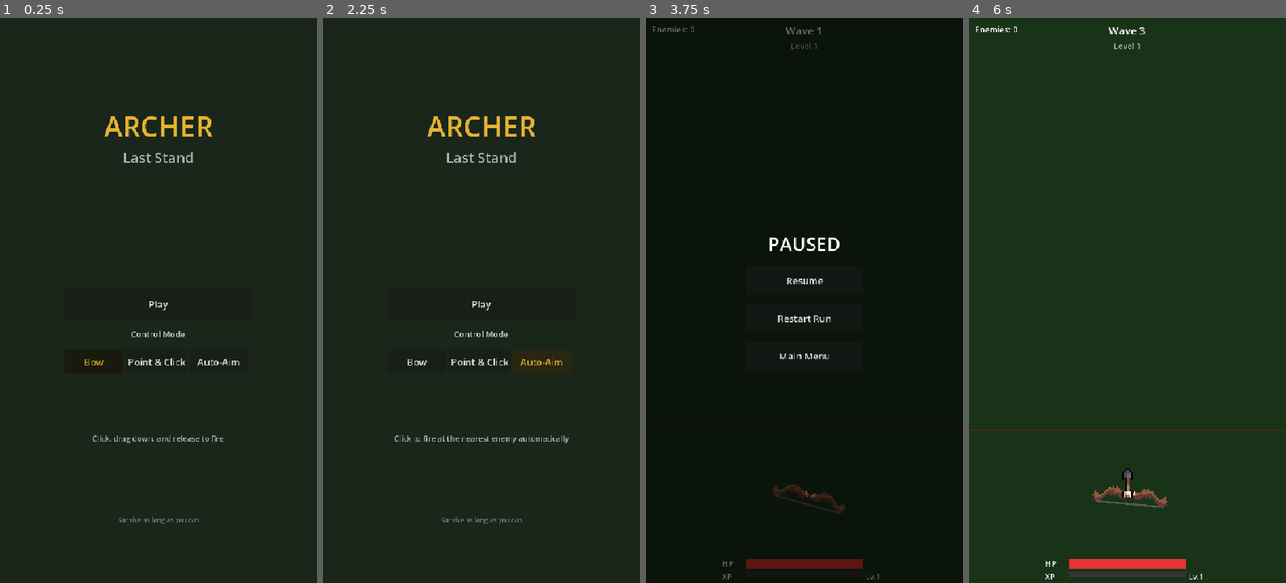
Above: before the commit, frames 1-4 (left to right).
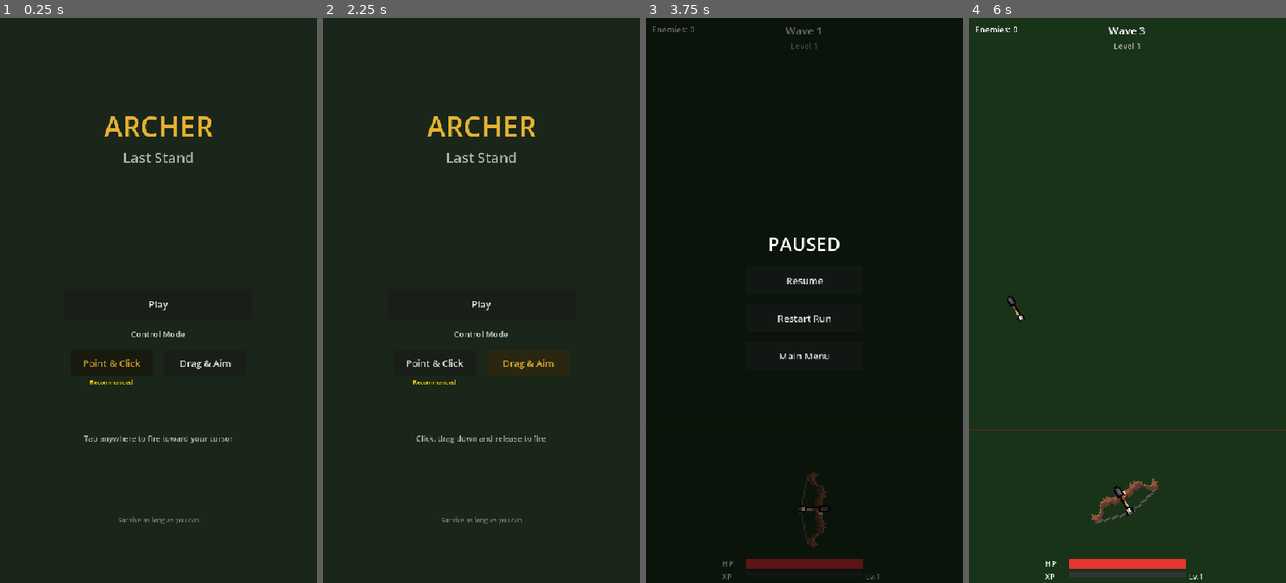
Above: after the commit, the same moments.

Repository: jamielevi2025/levi_game
Game: Godot game, scene res://scenes/MainMenu.tscn
The game is run twice, just before and just after one commit, with the same random seed, the same clock (stepped at 60 frames per second) and the same inputs.
Inputs (mouse positions are in pixels of both pictures, inside the frame that each line leads up to):
- Up to frame 1 (0.25 s): no input
- Up to frame 2 (2.25 s): click "Bow" (after the commit: "Drag & Aim") at 0.5 s; click "Point & Click" at 1.25 s; click (541, 362) at 2 s, where only the run before the commit has a clickable "Auto-Aim"
- Up to frame 3 (3.75 s): click "Play" at 2.75 s; tap Enter at 3.5 s; move the mouse to (874, 272) at 3.52 s; tap M at 3.6 s; click (874, 272) at 3.67 s
- Up to frame 4 (6 s): click "Restart Run" at 4.25 s; tap Space at 5 s; drag from (1064, 328) to (1111, 413) at 5.02 s; move the mouse to (1159, 176) at 5.77 s; tap B at 5.85 s; click (1159, 176) at 5.92 s

The runs differ from the first frame. In frame 1, 0.7% of the frame differs, in the area x 26-76%, y 60-76%; in frame 2, 0.7%; in frame 3, 0.6%; in frame 4, 0.9%, in the area x 11-63%, y 49-90%.

Commit message:
Update game build

Diff:
--- a/scenes/MainMenu.tscn
+++ b/scenes/MainMenu.tscn
@@ -51,28 +51,44 @@
 
 [node name="ModeButtons" type="HBoxContainer" parent="MenuContainer"]
 layout_mode = 2
+alignment = 1
+theme_override_constants/separation = 20
 
-[node name="ModeBow" type="Button" parent="MenuContainer/ModeButtons"]
+[node name="PointClickContainer" type="VBoxContainer" parent="MenuContainer/ModeButtons"]
 layout_mode = 2
-custom_minimum_size = Vector2(100.0, 40.0)
-text = "Bow"
 
-[node name="ModePointClick" type="Button" parent="MenuContainer/ModeButtons"]
+[node name="ModePointClick" type="Button" parent="MenuContainer/ModeButtons/PointClickContainer"]
 layout_mode = 2
-custom_minimum_size = Vector2(100.0, 40.0)
+custom_minimum_size = Vector2(140.0, 44.0)
 text = "Point & Click"
 
-[node name="ModeAutoAim" type="Button" parent="MenuContainer/ModeButtons"]
+[node name="RecommendedLabel" type="Label" parent="MenuContainer/ModeButtons/PointClickContainer"]
 layout_mode = 2
-custom_minimum_size = Vector2(100.0, 40.0)
-text = "Auto-Aim"
+text = "Recommended"
+horizontal_alignment = 1
+theme_override_font_sizes/font_size = 10
+theme_override_colors/font_color = Color(1.0, 0.85, 0.0, 1.0)
+theme_override_font_styles/font_style = 1
+
+[node name="DragAimContainer" type="VBoxContainer" parent="MenuContainer/ModeButtons"]
+layout_mode = 2
+
+[node name="ModeBow" type="Button" parent="MenuContainer/ModeButtons/DragAimContainer"]
+layout_mode = 2
+custom_minimum_size = Vector2(140.0, 44.0)
+text = "Drag & Aim"
+
+[node name="SpacerLabel" type="Label" parent="MenuContainer/ModeButtons/DragAimContainer"]
+layout_mode = 2
+text = ""
+theme_override_font_sizes/font_size = 10
 
 [node name="ModeDescLabel" type="Label" parent="."]
 offset_left = 70.0
 offset_top = 705.0
 offset_right = 470.0
 offset_bottom = 745.0
-text = "Click, drag down, and release to fire"
+text = "Tap anywhere to fire toward your cursor"
 horizontal_alignment = 1
 theme_override_font_sizes/font_size = 13
 theme_override_colors/font_color = Color(0.7, 0.7, 0.7, 1.0)
--- a/scripts/Archer.gd
+++ b/scripts/Archer.gd
@@ -80,6 +80,8 @@
 
 var current_bow_state: String = "idle"
 var locked_aim_angle: float = 0.0
+var is_animating_shot: bool = false
+var shot_anim_timer: float = 0.0
 
 
 func _ready() -> void:
@@ -103,13 +105,26 @@
 			"auto_aim":
 				_fire_auto_aim()
 	update_bow_rotation()
-	var drag_dist: float = (get_global_mouse_position() - drag_start).length() if is_drawing else 0.0
-	if not is_drawing:
-		update_bow_state("idle")
-	elif drag_dist < max_drag_distance * 0.5:
-		update_bow_state("drawing")
+	if GameSettings.control_mode == "bow":
+		var drag_dist: float = (get_global_mouse_position() - drag_start).length() if is_drawing else 0.0
+		if not is_drawing:
+			update_bow_state("idle")
+		elif drag_dist < max_drag_distance * 0.5:
+			update_bow_state("drawing")
+		else:
+			update_bow_state("full_draw")
 	else:
-		update_bow_state("full_draw")
+		if is_animating_shot:
+			shot_anim_timer += delta
+			if shot_anim_timer < 0.08:
+				update_bow_state("drawing")
+			elif shot_anim_timer < 0.18:
+				update_bow_state("full_draw")
+			else:
+				update_bow_state("idle")
+				is_animating_shot = false
+		else:
+			update_bow_state("idle")
 
 
 func update_bow_state(state: String) -> void:
@@ -176,6 +191,8 @@
 func _fire_toward_position(target_pos: Vector2) -> void:
 	if arrow_scene == null or fire_cooldown > 0:
 		return
+	is_animating_shot = true
+	shot_anim_timer = 0.0
 	_fire_in_direction((target_pos - global_position).normalized(), 1.0)
 
 
--- a/scripts/BasicEnemy.gd
+++ b/scripts/BasicEnemy.gd
@@ -12,6 +12,7 @@
 var danger_line_y: float = 700.0
 var archer_position: Vector2 = Vector2(270, 860)
 var is_dead: bool = false
+var spawn_protection: bool = true
 var _is_poisoned: bool = false
 var _poison_tick_timer: Timer = null
 
@@ -21,6 +22,12 @@
 
 func _ready() -> void:
 	add_to_group("enemies")
+	var protection_timer: Timer = Timer.new()
+	protection_timer.wait_time = 0.1
+	protection_timer.one_shot = true
+	protection_timer.timeout.connect(func(): spawn_protection = false)
+	add_child(protection_timer)
+	protection_timer.start()
 
 
 func _physics_process(_delta: float) -> void:
@@ -50,6 +57,8 @@
 
 
 func take_damage(amount: float) -> void:
+	if spawn_protection:
+		return
 	if is_dead:
 		return
 	current_hp -= amount
--- a/scripts/GameSettings.gd
+++ b/scripts/GameSettings.gd
@@ -1,3 +1,3 @@
 extends Node
 
-var control_mode: String = "bow"
+var control_mode: String = "point_and_click"
--- a/scripts/Main.gd
+++ b/scripts/Main.gd
@@ -57,6 +57,11 @@
 		Engine.time_scale = 1.0
 		get_tree().change_scene_to_file("res://scenes/MainMenu.tscn")
 	)
+	var safety_timer: Timer = Timer.new()
+	safety_timer.wait_time = 2.0
+	safety_timer.autostart = true
+	safety_timer.timeout.connect(on_enemy_count_safety_check)
+	add_child(safety_timer)
 	get_tree().create_timer(2.0).timeout.connect(start_next_wave)
 
 
@@ -126,14 +131,33 @@
 func on_enemy_died(death_position: Vector2, xp_amount: int) -> void:
 	enemies_alive = max(0, enemies_alive - 1)
 	hud.update_enemy_count(enemies_alive)
-	if enemies_alive <= 0 and is_wave_active and _remaining_spawns <= 0:
-		is_wave_active = false
-		get_tree().create_timer(3.0).timeout.connect(start_next_wave)
 	var orb: XPOrb = XP_ORB_SCENE.instantiate()
 	orb.setup(xp_amount)
 	orb.position = death_position
 	orb.collected.connect(on_xp_collected)
 	add_child(orb)
+	on_enemy_died_check()
+
+
+func on_enemy_died_check() -> void:
+	if enemies_alive <= 0 and is_wave_active and _remaining_spawns <= 0 and not is_boss_phase:
+		is_wave_active = false
+		get_tree().create_timer(3.0).timeout.connect(start_next_wave)
+
+
+func on_enemy_count_safety_check() -> void:
+	if not is_wave_active:
+		return
+	if is_boss_phase:
+		return
+	var actual_count: int = get_tree().get_nodes_in_group("enemies").size()
+	if actual_count == 0 and enemies_alive > 0:
+		print("WARNING: enemies_alive was ", enemies_alive, " but no enemies found. Correcting.")
+		enemies_alive = 0
+		on_enemy_died_check()
+	elif actual_count != enemies_alive and actual_count > 0:
+		enemies_alive = actual_count
+		hud.update_enemy_count(enemies_alive)
 
 
 func show_upgrade_screen() -> void:
--- a/scripts/MainMenu.gd
+++ b/scripts/MainMenu.gd
@@ -3,9 +3,8 @@
 class_name MainMenu
 
 @onready var play_button: Button = $MenuContainer/PlayButton
-@onready var mode_bow: Button = $MenuContainer/ModeButtons/ModeBow
-@onready var mode_point_click: Button = $MenuContainer/ModeButtons/ModePointClick
-@onready var mode_auto_aim: Button = $MenuContainer/ModeButtons/ModeAutoAim
+@onready var mode_bow: Button = $MenuContainer/ModeButtons/DragAimContainer/ModeBow
+@onready var mode_point_click: Button = $MenuContainer/ModeButtons/PointClickContainer/ModePointClick
 @onready var mode_desc_label: Label = $ModeDescLabel
 
 
@@ -21,12 +20,7 @@
 	)
 	mode_point_click.pressed.connect(func():
 		GameSettings.control_mode = "point_and_click"
-		mode_desc_label.text = "Click anywhere to fire toward your cursor"
-		_update_highlights()
-	)
-	mode_auto_aim.pressed.connect(func():
-		GameSettings.control_mode = "auto_aim"
-		mode_desc_label.text = "Click to fire at the nearest enemy automatically"
+		mode_desc_label.text = "Tap anywhere to fire toward your cursor"
 		_update_highlights()
 	)
 	_update_highlights()
@@ -37,4 +31,3 @@
 	var normal: Color = Color(1.0, 1.0, 1.0)
 	mode_bow.modulate = highlight if GameSettings.control_mode == "bow" else normal
 	mode_point_click.modulate = highlight if GameSettings.control_mode == "point_and_click" else normal
-	mode_auto_aim.modulate = highlight if GameSettings.control_mode == "auto_aim" else normal
--- a/scripts/UpgradeScreen.gd
+++ b/scripts/UpgradeScreen.gd
@@ -43,7 +43,7 @@
 			level_label.text = "New!"
 			level_label.modulate = Color(0.6, 0.9, 0.4)
 		else:
-			level_label.text = "Lv. " + str(current_level) + " → " + str(current_level + 1)
+			level_label.text = "Lv. " + str(current_level) + " > " + str(current_level + 1)
 			level_label.modulate = Color(1.0, 0.85, 0.4)
 
 		vbox.get_node("DescLabel").text = UpgradeData.next_level_description(u.id, current_level)
Not shown, changed: docs/index.html
Not shown, changed: docs/index.pck
